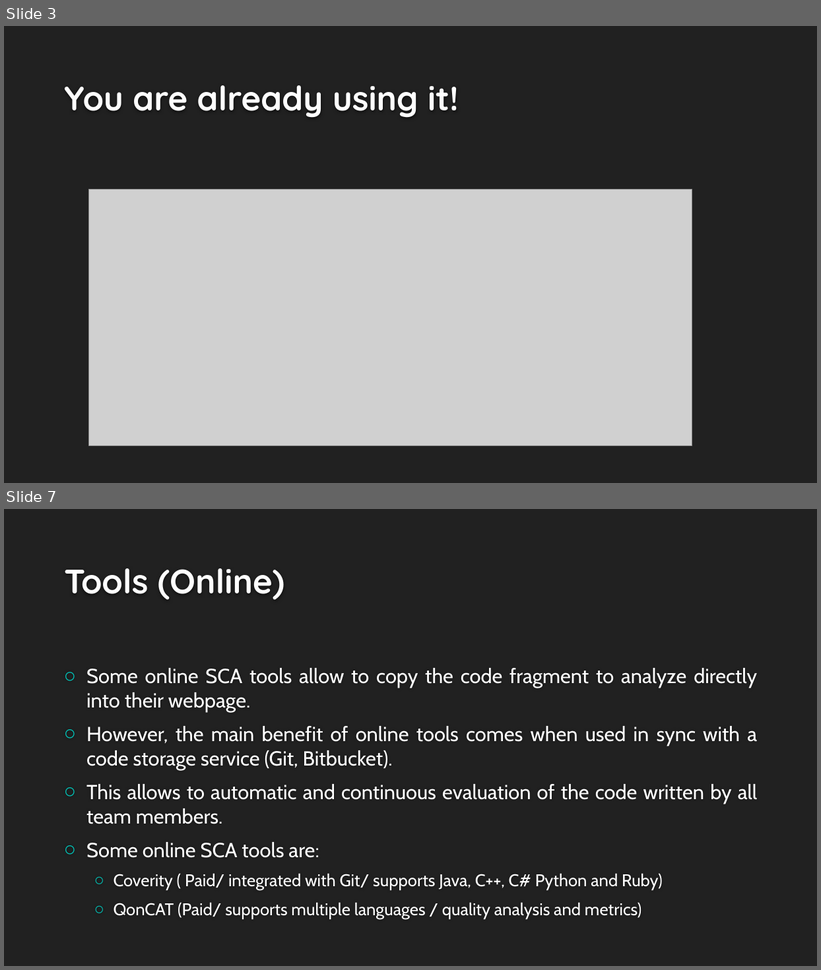
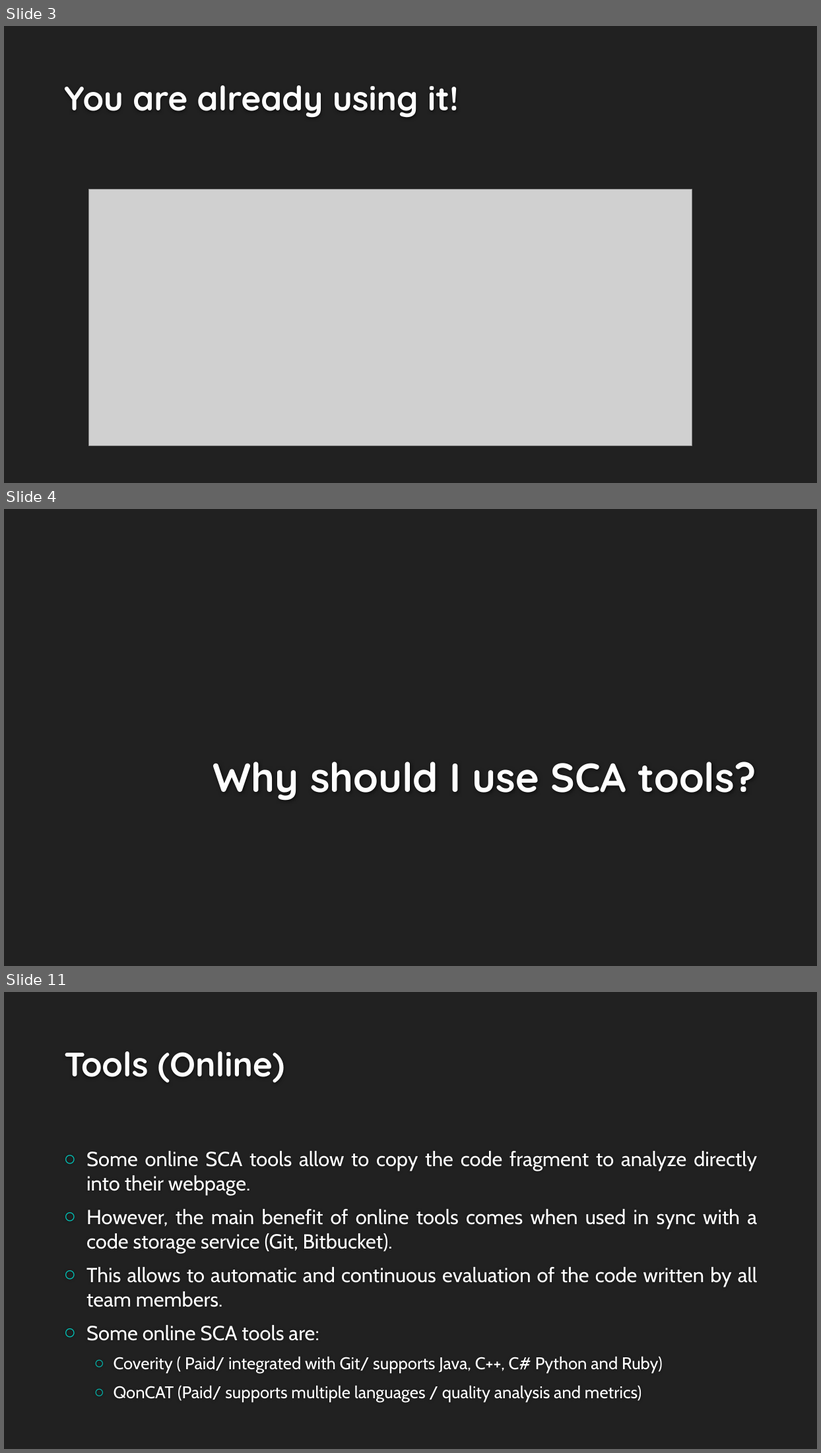
Before and after one commit to rodrigodpl/Static-Code-Analysis, a slide deck: docs/Static Code Analysis.pptx. Shown one above the other, each under a label of ours: slides 3 and 7 before the commit, slides 3, 4 and 11 after it; the slides between them are not shown. The pictures are 821x970 and 821x1453 pixels, drawn with LibreOffice and Linux fonts; fonts in the diff are those of the drawing; grey boxes stand for pictures; background and template pictures are left out. Boxes give left, top, right and bottom in pixels: in the first picture for what was removed or moved away, otherwise in the second. Text is boxed around its words. In the diff, an @@ line names an element or a change of style, - is before the commit and + after.

```diff
--- a/docs/Static Code Analysis.pptx
+++ b/docs/Static Code Analysis.pptx
@@ slide 4 added at <box>4,509,817,966</box>, background #212121 @@
@@ title added at <box>213,762,756,801</box>, 48 pt, text #FEFEFE, bold @@
+Why should I use SCA tools?
@@ what was slide 7 is now slide 11 @@
```
Also in this commit, not shown: 5 slides changed, 10 other slides added.
